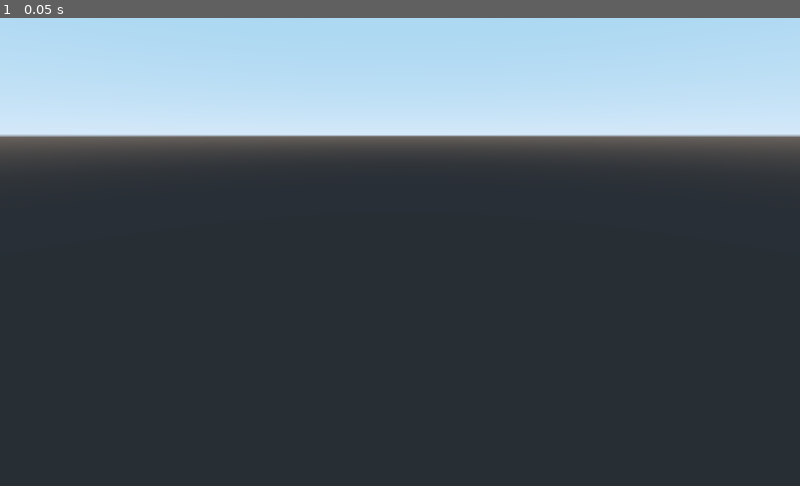
Above: before the commit, frame 1.
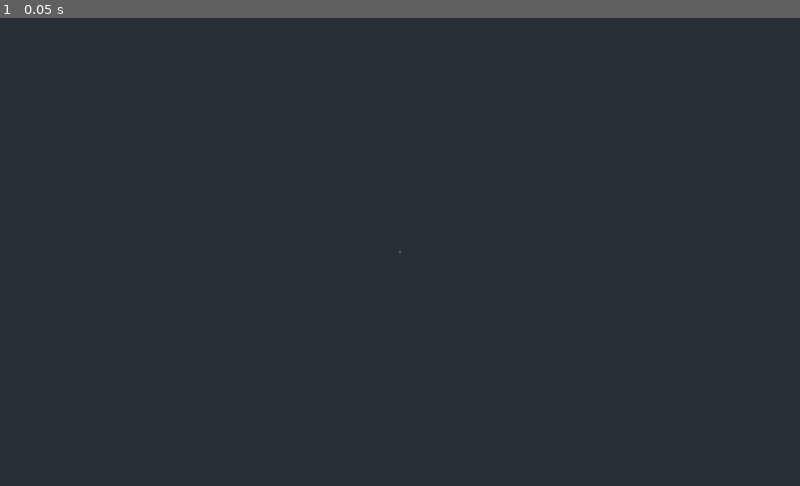
Above: after the commit, the same moment.

Repository: lizrad/recursio
Game: Godot game, scene res://World.tscn
The game is run twice, just before and just after one commit, with the same random seed, the same clock (stepped at 60 frames per second) and the same inputs.
Inputs:
- Up to frame 1 (0.05 s): no input

The runs differ from the first frame. In frame 1, 29% of the frame differs, in the area x 0-100%, y 0-51%.

Commit message:
Transfer basic movement over from prototype

Diff:
--- /dev/null
+++ b/Global/Constants.gd
@@ -0,0 +1,6 @@
+extends Node
+
+export var scale_movement_to_view_direction := true
+
+export var move_acceleration:= 0.8
+export var move_drag := 0.2
--- a/PlayerManager.gd
+++ b/PlayerManager.gd
@@ -1,11 +1,10 @@
 extends Spatial
 
-onready var server = get_node("/root/Server")
 var player_scene = preload("res://Players/Player.tscn")
 var player
 
 func _ready():
-	server.connect("spawning_player",self ,"spawn_player")
+	Server.connect("spawning_player",self ,"spawn_player")
 
 func spawn_player():
 	print("Spawning Player")
--- a/Players/Player.gd
+++ b/Players/Player.gd
@@ -1,16 +1,77 @@
 extends "res://Players/CharacterBase.gd"
 
-
-# Declare member variables here. Examples:
-# var a = 2
-# var b = "text"
+export(float) var inner_deadzone := 0.2
+export(float) var outer_deadzone := 0.8
+export(float) var rotate_threshold := 0.0
 
 
-# Called when the node enters the scene tree for the first time.
-func _ready():
-	pass # Replace with function body.
+var drag := Constants.move_drag
+var move_acceleration := Constants.move_acceleration
+var velocity := Vector3.ZERO
+var current_target_velocity := Vector3.ZERO
+var _rotate_input_vector:= Vector3.ZERO
 
+func get_normalized_input(type, outer_deadzone, inner_deadzone, min_length = 0.0):
+	var input = Vector2(Input.get_action_strength(type + "_up") -
+						Input.get_action_strength(type + "_down"),
+						Input.get_action_strength(type + "_right") -
+						Input.get_action_strength(type + "_left"))
 
-# Called every frame. 'delta' is the elapsed time since the previous frame.
-#func _process(delta):
-#	pass
+	# Remove signs to reduce the number of cases
+	var signs = Vector2(sign(input.x), sign(input.y))
+	input = Vector2(abs(input.x), abs(input.y))
+
+	if input.length() < min_length:
+		return Vector2.ZERO
+
+	# Deazones for each axis
+	if input.x > outer_deadzone:
+		input.x = 1.0
+	elif input.x < inner_deadzone:
+		input.x = 0.0
+	else:
+		input.x = inverse_lerp(inner_deadzone, outer_deadzone, input.x)
+
+	if input.y > outer_deadzone:
+		input.y = 1.0
+	elif input.y < inner_deadzone:
+		input.y = 0.0
+	else:
+		input.y = inverse_lerp(inner_deadzone, outer_deadzone, input.y)
+
+	# Re-apply signs
+	input *= signs
+
+	# Limit at length 1
+	if input.length() > 1.0:
+		input /= input.length()
+
+	return input
+
+func _physics_process(delta):
+
+	var input = get_normalized_input("player_move", outer_deadzone, inner_deadzone)
+	var movement_input_vector = Vector3(input.y, 0.0, -input.x)
+
+	var rotate_input = get_normalized_input("player_look", 1.0, 0.1)
+	var rotate_input_vector = Vector3(rotate_input.y, 0.0, -rotate_input.x)
+	if rotate_input_vector.distance_to(_rotate_input_vector) > rotate_threshold:
+		if rotate_input_vector != Vector3.ZERO:
+			_rotate_input_vector = rotate_input_vector
+			look_at(rotate_input_vector + global_transform.origin, Vector3.UP)
+
+	var move_direction_scale = (3.0 + movement_input_vector.dot(rotate_input_vector)) / 4.0 \
+			if Constants.scale_movement_to_view_direction else 1.0
+
+	apply_acceleration(movement_input_vector * move_acceleration * move_direction_scale)
+
+	move_and_slide(velocity)
+	transform.origin.y = 0
+
+func apply_acceleration(acceleration):
+	# First drag, then add the new acceleration
+	# For drag: Lerp towards the target velocity
+	# This is usually 0, unless we're on something that's moving, in which case it is that object's
+	#  velocity
+	velocity = lerp(velocity, current_target_velocity, drag)
+	velocity += acceleration
--- a/Players/Player.tscn
+++ b/Players/Player.tscn
@@ -1,14 +1,24 @@
-[gd_scene load_steps=4 format=2]
+[gd_scene load_steps=6 format=2]
 
 [ext_resource path="res://Players/CharacterBase.tscn" type="PackedScene" id=1]
 [ext_resource path="res://Players/Player.gd" type="Script" id=2]
 
 [sub_resource type="CapsuleMesh" id=1]
 
+[sub_resource type="CubeMesh" id=2]
+
+[sub_resource type="SpatialMaterial" id=3]
+albedo_color = Color( 1, 0, 0, 1 )
+
 [node name="Player" instance=ExtResource( 1 )]
 script = ExtResource( 2 )
 
-[node name="MeshInstance" type="MeshInstance" parent="." index="1"]
+[node name="Mesh_Body" type="MeshInstance" parent="." index="1"]
 transform = Transform( 0.75, 0.000108929, 0.00015581, 0.000116805, 0.000285584, -1, -0.000108985, 0.75, 0.00038075, 0, 0, 0 )
 mesh = SubResource( 1 )
 material/0 = null
+
+[node name="Mesh_Eyes" type="MeshInstance" parent="Mesh_Body" index="0"]
+transform = Transform( 0.771661, 6.9802e-05, 0.000103439, 6.98096e-05, 0.29105, 8.79995e-06, 5.8179e-05, 4.95015e-06, 0.273746, 0, -0.739, -0.665 )
+mesh = SubResource( 2 )
+material/0 = SubResource( 3 )
--- a/World.tscn
+++ b/World.tscn
@@ -8,4 +8,4 @@
 script = ExtResource( 1 )
 
 [node name="Camera" type="Camera" parent="."]
-transform = Transform( 1, 0, 0, 0, 0.94433, 0.328999, 0, -0.328999, 0.94433, 0, 1.73074, 3.48721 )
+transform = Transform( 1, 0, 0, 0, -4.37114e-08, 1, 0, -1, -4.37114e-08, -0.00289369, 11.8726, 0.00118375 )
--- a/project.godot
+++ b/project.godot
@@ -17,6 +17,50 @@
 [autoload]
 
 Server="*res://Global/Server.gd"
+Constants="*res://Global/Constants.gd"
+
+[input]
+
+player_move_up={
+"deadzone": 0.5,
+"events": [ Object(InputEventJoypadMotion,"resource_local_to_scene":false,"resource_name":"","device":0,"axis":1,"axis_value":-1.0,"script":null)
+ ]
+}
+player_move_down={
+"deadzone": 0.5,
+"events": [ Object(InputEventJoypadMotion,"resource_local_to_scene":false,"resource_name":"","device":0,"axis":1,"axis_value":1.0,"script":null)
+ ]
+}
+player_move_left={
+"deadzone": 0.5,
+"events": [ Object(InputEventJoypadMotion,"resource_local_to_scene":false,"resource_name":"","device":0,"axis":0,"axis_value":-1.0,"script":null)
+ ]
+}
+player_move_right={
+"deadzone": 0.5,
+"events": [ Object(InputEventJoypadMotion,"resource_local_to_scene":false,"resource_name":"","device":0,"axis":0,"axis_value":1.0,"script":null)
+ ]
+}
+player_look_up={
+"deadzone": 0.5,
+"events": [ Object(InputEventJoypadMotion,"resource_local_to_scene":false,"resource_name":"","device":0,"axis":3,"axis_value":-1.0,"script":null)
+ ]
+}
+player_look_down={
+"deadzone": 0.5,
+"events": [ Object(InputEventJoypadMotion,"resource_local_to_scene":false,"resource_name":"","device":0,"axis":3,"axis_value":1.0,"script":null)
+ ]
+}
+player_look_left={
+"deadzone": 0.5,
+"events": [ Object(InputEventJoypadMotion,"resource_local_to_scene":false,"resource_name":"","device":0,"axis":2,"axis_value":-1.0,"script":null)
+ ]
+}
+player_look_right={
+"deadzone": 0.5,
+"events": [ Object(InputEventJoypadMotion,"resource_local_to_scene":false,"resource_name":"","device":0,"axis":2,"axis_value":1.0,"script":null)
+ ]
+}
 
 [physics]
 
